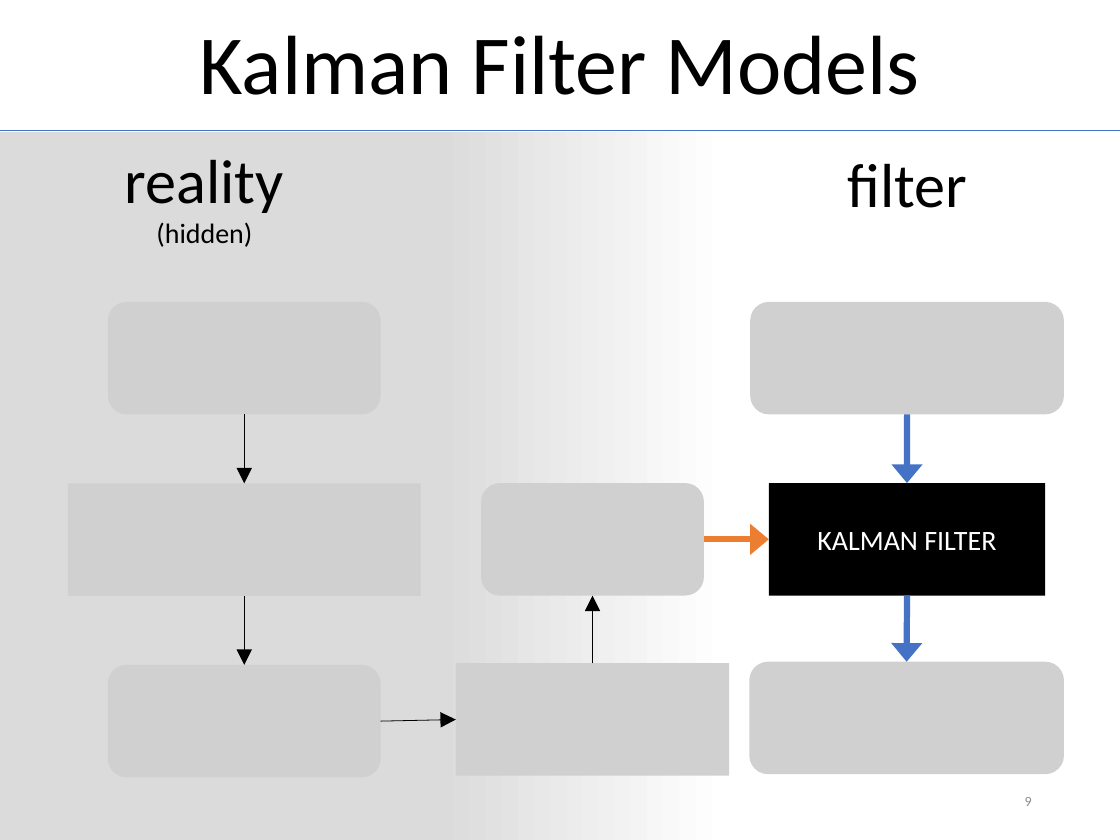
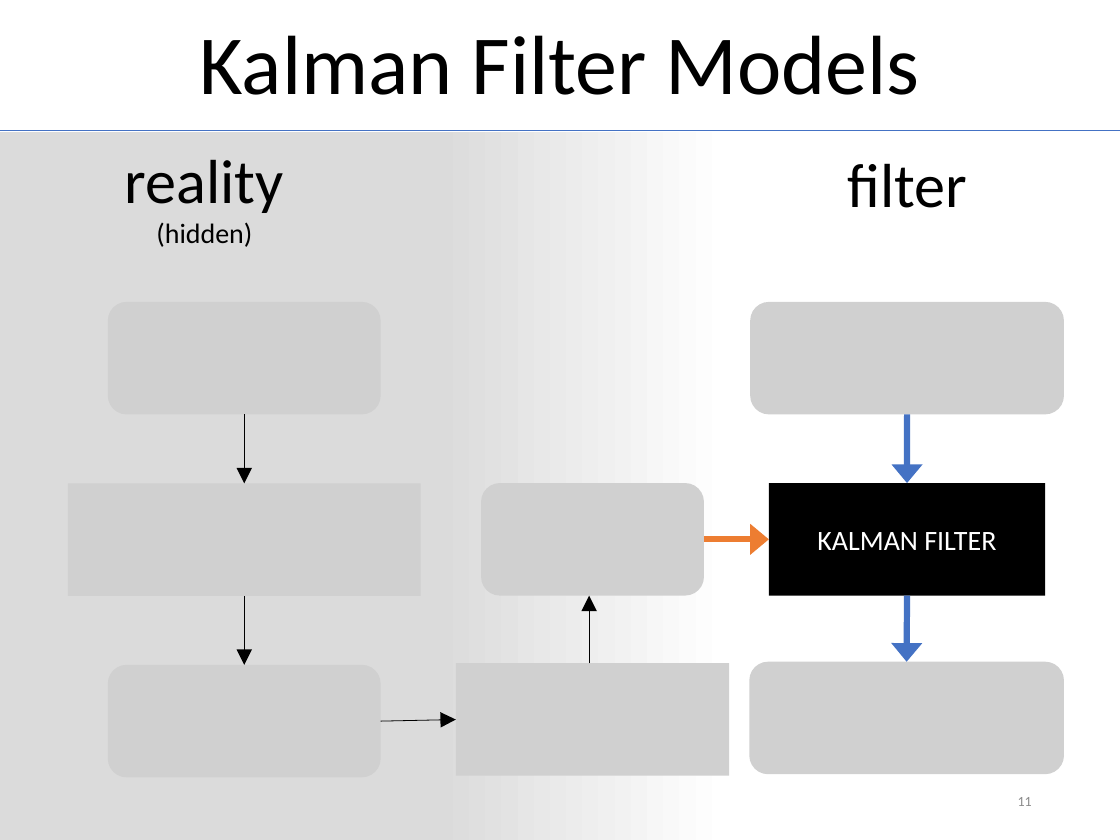
Before and after one commit to MichiHo/flocking, a slide deck: slide 11 of vortrag/ba_seminar_presentation.pptx (slide 9 before the commit). Drawn at 1120x840 pixels with LibreOffice and Linux fonts; fonts in the diff are those of the drawing; grey boxes stand for pictures. Boxes give left, top, right and bottom in pixels: in the first picture for what was removed or moved away, otherwise in the second. Text is boxed around its words. In the diff, an @@ line names an element or a change of style, - is before the commit and + after.

```diff
--- a/vortrag/ba_seminar_presentation.pptx
+++ b/vortrag/ba_seminar_presentation.pptx
@@ arrow moved from (592, 663) - (592, 596) to (589, 663) - (589, 596) @@
@@ page number at <box>1018,797,1032,806</box>: text changed @@
-9
+11
```
Also in this commit, not shown: 5 other slides changed, 6 slides added, 11 other files.
